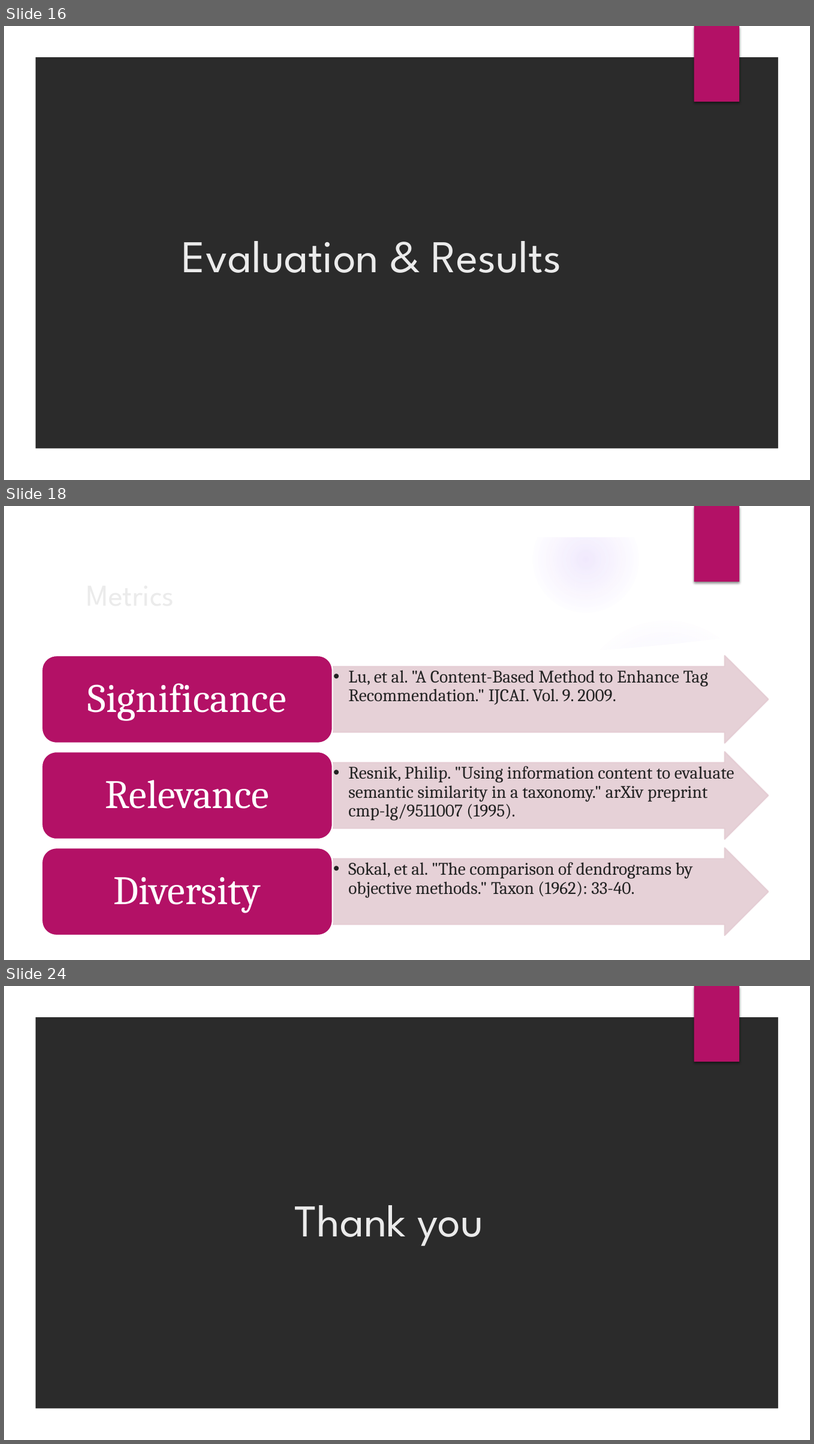
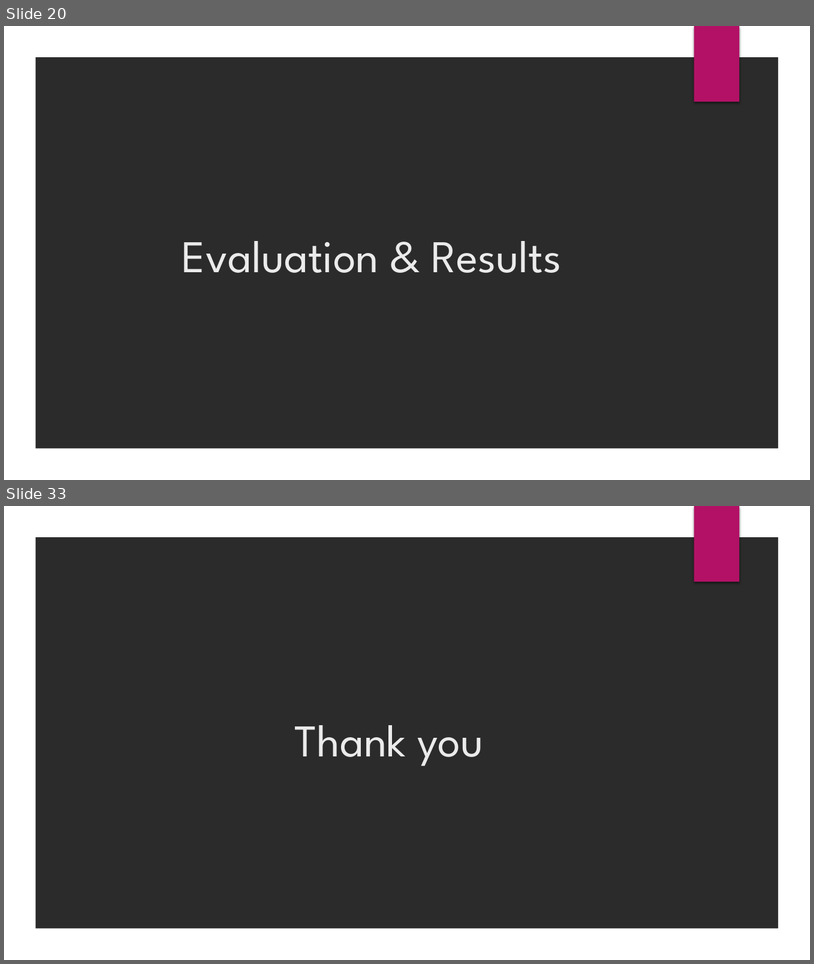
Before and after one commit to saurabhvermaaaa/Adobe-Internship, a slide deck: Internship 2016.pptx. Shown one above the other, each under a label of ours: slides 16, 18 and 24 before the commit, slides 20 and 33 after it; the slides between them are not shown. The pictures are 814x1444 and 814x964 pixels, drawn with LibreOffice and Linux fonts; fonts in the diff are those of the drawing; background and template pictures are left out; a plain dark background stands for a picture behind light text. Boxes give left, top, right and bottom in pixels: in the first picture for what was removed or moved away, otherwise in the second. Text is boxed around its words. In the diff, an @@ line names an element or a change of style, - is before the commit and + after.

```diff
--- a/Internship 2016.pptx
+++ b/Internship 2016.pptx
@@ slide 18 removed at [4, 506, 810, 960], background picture (left out); not listed: 2 template elements that a slide beside it also shows @@
@@ title removed at [80, 570, 660, 617] @@
-Metrics
@@ group removed at [4, 507, 785, 960]: 5 ellipses, 2 freeform shapes @@
@@ group removed at [42, 655, 768, 935]: 6 texts, 3 right arrows, 3 rounded rectangles @@
-  • Lu, et al. "A Content-Based Method to Enhance Tag Recommendation." IJCAI. Vol. 9. 2009.
-Significance
-  • Resnik, Philip. "Using information content to evaluate semantic similarity in a taxonomy." arXiv preprint cmp-lg/9511007 (1995).
-Relevance
-  • Sokal, et al. "The comparison of dendrograms by objective methods." Taxon (1962): 33-40.
-Diversity
@@ what was slide 16 is now slide 20 @@
@@ what was slide 24 is now slide 33 @@
```
Also in this commit, not shown: 5 slides changed, 15 slides added, 5 other slides removed, 9 other files.
